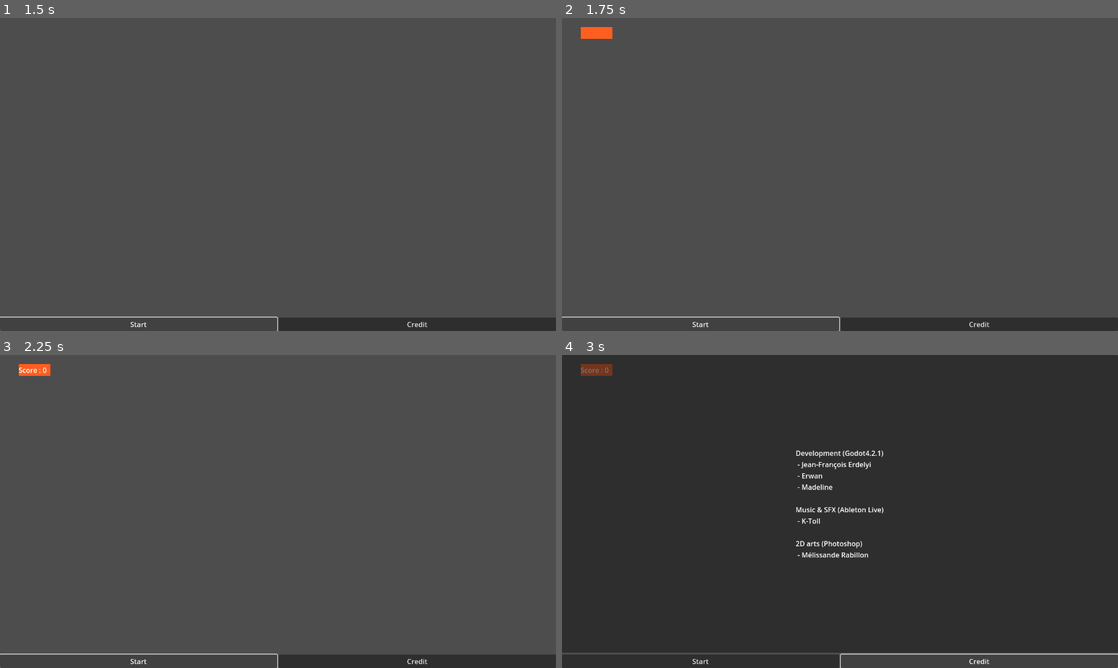
Above: before the commit, frames 1-4 (two rows, left to right).
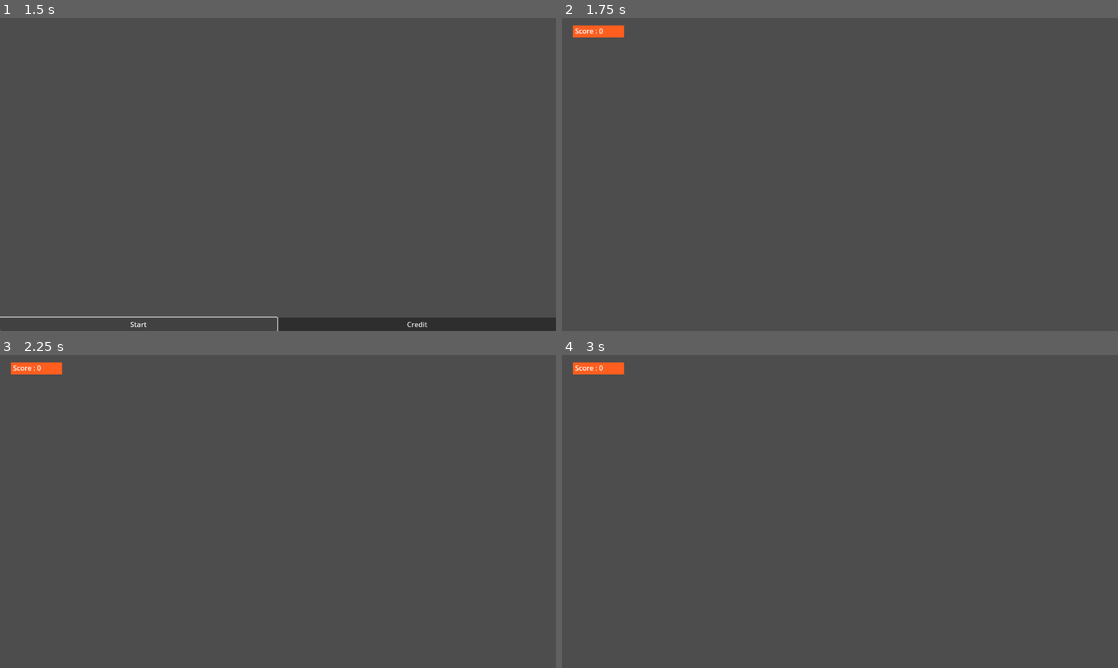
Above: after the commit, the same moments.

Repository: jferdelyi/LD55
Game: Godot game, scene res://scenes/main.tscn
The game is run twice, just before and just after one commit, with the same random seed, the same clock (stepped at 60 frames per second) and the same inputs.
Inputs (mouse positions are in pixels of both pictures, inside the frame that each line leads up to):
- Up to frame 1 (1.5 s): click "Start" at 0.5 s; click "Start" at 1.25 s
- Up to frame 2 (1.75 s): no input
- Up to frame 3 (2.25 s): click (139, 661) at 2 s, where only the run before the commit has a clickable "Start"
- Up to frame 4 (3 s): click (979, 661) at 2.75 s, where only the run before the commit has a clickable "Credit"

Frame 1 is identical in both runs. In frame 2, 2.6% of the frame differs, in the area x 0-100%, y 2-100%; in frame 3, 2.6%; in frame 4, 97%, in the area x 0-100%, y 0-100%.

Commit message:
integrate scoring in main_game

Diff:
--- a/scenes/game_main.tscn
+++ b/scenes/game_main.tscn
@@ -1,12 +1,26 @@
-[gd_scene load_steps=2 format=3 uid="uid://d037f1i5hg6o4"]
+[gd_scene load_steps=4 format=3 uid="uid://d037f1i5hg6o4"]
 
 [ext_resource type="Script" path="res://scripts/game_main.gd" id="1_67dqo"]
+[ext_resource type="PackedScene" uid="uid://1fjfc2nqbj23" path="res://scenes/score.tscn" id="2_enuq5"]
+[ext_resource type="Script" path="res://scripts/score.gd" id="3_mm86n"]
 
 [node name="GameMain" type="Node2D"]
 script = ExtResource("1_67dqo")
 
-[node name="Score" type="Label" parent="."]
-offset_right = 40.0
-offset_bottom = 40.0
-theme_override_font_sizes/font_size = 26
-text = "Score: 0"
+[node name="ScoreScene" parent="." instance=ExtResource("2_enuq5")]
+script = ExtResource("3_mm86n")
+
+[node name="ScoreImage" type="ColorRect" parent="ScoreScene"]
+offset_left = 25.0
+offset_top = 17.0
+offset_right = 143.0
+offset_bottom = 45.0
+color = Color(1, 0.368627, 0.121569, 1)
+
+[node name="ScoreLabel" type="RichTextLabel" parent="ScoreScene/ScoreImage"]
+layout_mode = 0
+offset_left = 5.0
+offset_top = 1.0
+offset_right = 109.0
+offset_bottom = 28.0
+theme_override_colors/default_color = Color(1, 1, 1, 1)
--- a/scenes/main.tscn
+++ b/scenes/main.tscn
@@ -1,9 +1,4 @@
-[gd_scene load_steps=5 format=3 uid="uid://burx2aycgepav"]
-
-[ext_resource type="Script" path="res://scripts/main.gd" id="1_q344y"]
-[ext_resource type="AudioStream" uid="uid://b5cvtixd2ohao" path="res://assets/audio/menu_button.mp3" id="2_vick7"]
-[ext_resource type="AudioStream" uid="uid://2kwery5knvja" path="res://assets/audio/menu.mp3" id="3_ta1my"]
-[ext_resource type="Script" path="res://scripts/score.gd" id="3_wnp1p"]
+[gd_scene load_steps=2 format=3 uid="uid://burx2aycgepav"]
 
 [ext_resource type="Script" path="res://scripts/main.gd" id="1_q344y"]
 
@@ -15,22 +10,6 @@
 grow_vertical = 2
 alignment = 2
 script = ExtResource("1_q344y")
-
-[node name="Score" type="Node2D" parent="."]
-script = ExtResource("3_wnp1p")
-
-[node name="ScoreImage" type="ColorRect" parent="Score"]
-offset_left = 43.0
-offset_top = 21.0
-offset_right = 116.0
-offset_bottom = 48.0
-color = Color(1, 0.368627, 0.121569, 1)
-
-[node name="ScoreLabel" type="RichTextLabel" parent="Score/ScoreImage"]
-offset_top = 2.0
-offset_right = 73.0
-offset_bottom = 26.0
-theme_override_colors/default_color = Color(1, 1, 1, 1)
 
 [node name="Illustration" type="Sprite2D" parent="."]
 position = Vector2(640, 360)
@@ -99,6 +78,8 @@
 [node name="MenuMusic" type="AudioStreamPlayer2D" parent="."]
 autoplay = true
 
+[node name="TransformationRules" type="Area2D" parent="."]
+
 [connection signal="pressed" from="ButtonsContainer/Start" to="." method="_on_start_pressed"]
 [connection signal="pressed" from="ButtonsContainer/Quit" to="." method="_on_quit_pressed"]
 [connection signal="pressed" from="ButtonsContainer/Credit" to="." method="_on_credit_pressed"]
--- a/scripts/game_main.gd
+++ b/scripts/game_main.gd
@@ -2,3 +2,6 @@
 
 
 @onready var _score_label := $Score
+
+func _ready():
+	$ScoreScene.start()
--- a/scripts/main.gd
+++ b/scripts/main.gd
@@ -14,8 +14,7 @@
 func _on_start_pressed() -> void:
 	_button_sound.play()
 	await get_tree().create_timer(1.0).timeout
-	#get_tree().change_scene_to_file("res://scenes/game_main.tscn")
-	$Score.start();
+	get_tree().change_scene_to_file("res://scenes/game_main.tscn")
 
 
 func _on_quit_pressed() -> void:
--- a/scripts/score.gd
+++ b/scripts/score.gd
@@ -15,6 +15,9 @@
 
 func start():
 	score = 0;
+	$ScoreImage/ScoreLabel.text = "Score : " + str(score);
+	$ScoreImage/ScoreLabel.show()
+
 	if (connected == true):
 		Global.timeout.disconnect(_update)
 	connected = true
